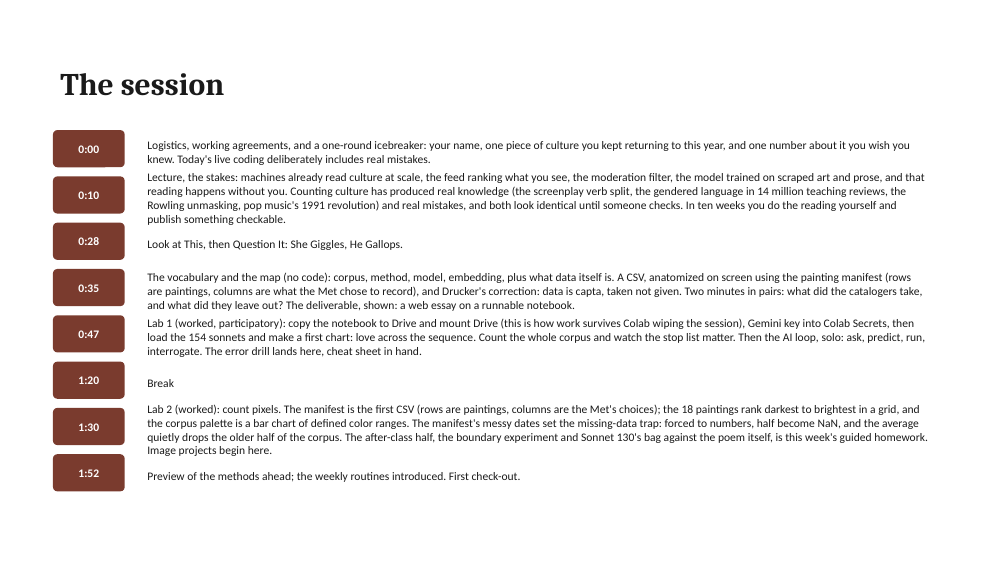
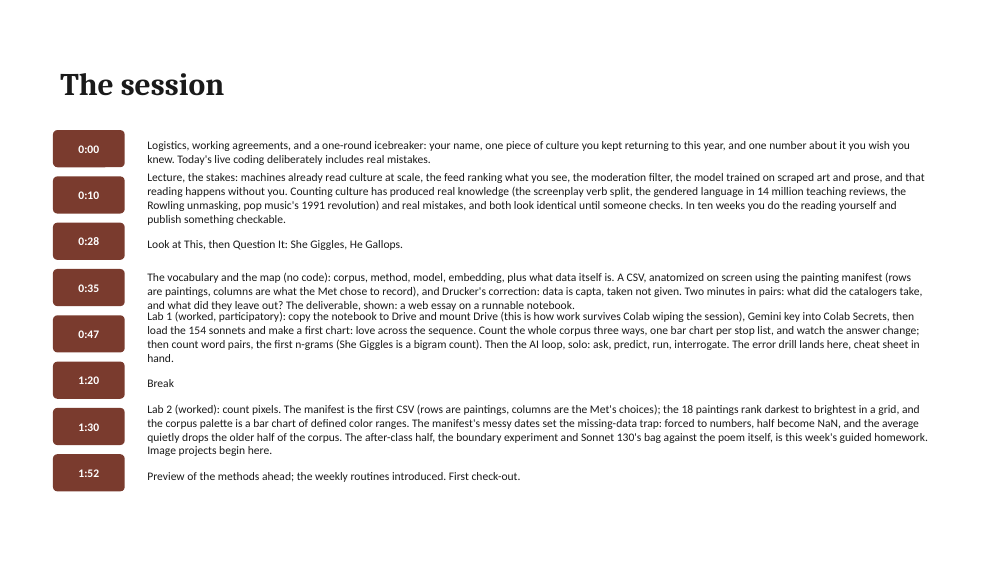
Before and after one commit to lucianli123/culture-as-data-2026, a slide deck: slide 17 of slides/pptx/week-01.pptx. Drawn at 1008x567 pixels with LibreOffice and Linux fonts; fonts in the diff are those of the drawing. Boxes give left, top, right and bottom in pixels: in the first picture for what was removed or moved away, otherwise in the second. Text is boxed around its words. In the diff, an @@ line names an element or a change of style, - is before the commit and + after.

Commit message:
Week 1: pre/post stop-list bar charts (3 panels) and n-grams section with bigram/trigram counts

```diff
--- a/slides/pptx/week-01.pptx
+++ b/slides/pptx/week-01.pptx
@@ text at [147, 311, 920, 362]: text changed @@
-Lab 1 (worked, participatory): copy the notebook to Drive and mount Drive (this is how work survives Colab wiping the session), Gemini key into Colab Secrets, then load the 154 sonnets and make a first chart: love across the sequence. Count the whole corpus and watch the stop list matter. Then the AI loop, solo: ask, predict, run, interrogate. The error drill lands here, cheat sheet in hand.
+Lab 1 (worked, participatory): copy the notebook to Drive and mount Drive (this is how work survives Colab wiping the session), Gemini key into Colab Secrets, then load the 154 sonnets and make a first chart: love across the sequence. Count the whole corpus three ways, one bar chart per stop list, and watch the answer change; then count word pairs, the first n-grams (She Giggles is a bigram count). Then the AI loop, solo: ask, predict, run, interrogate. The error drill lands here, cheat sheet in hand.
```
Also in this commit, not shown: 14 other files.
